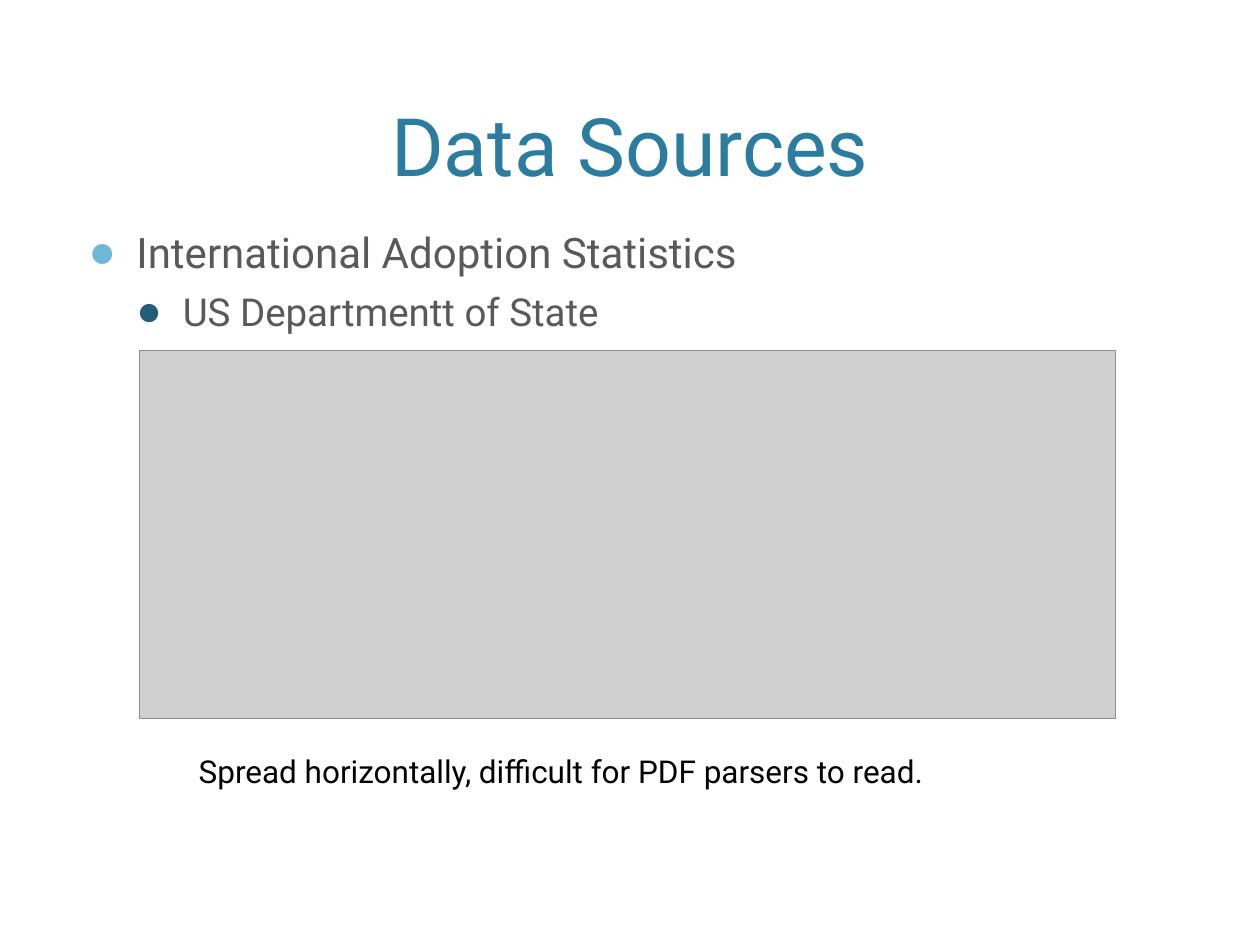
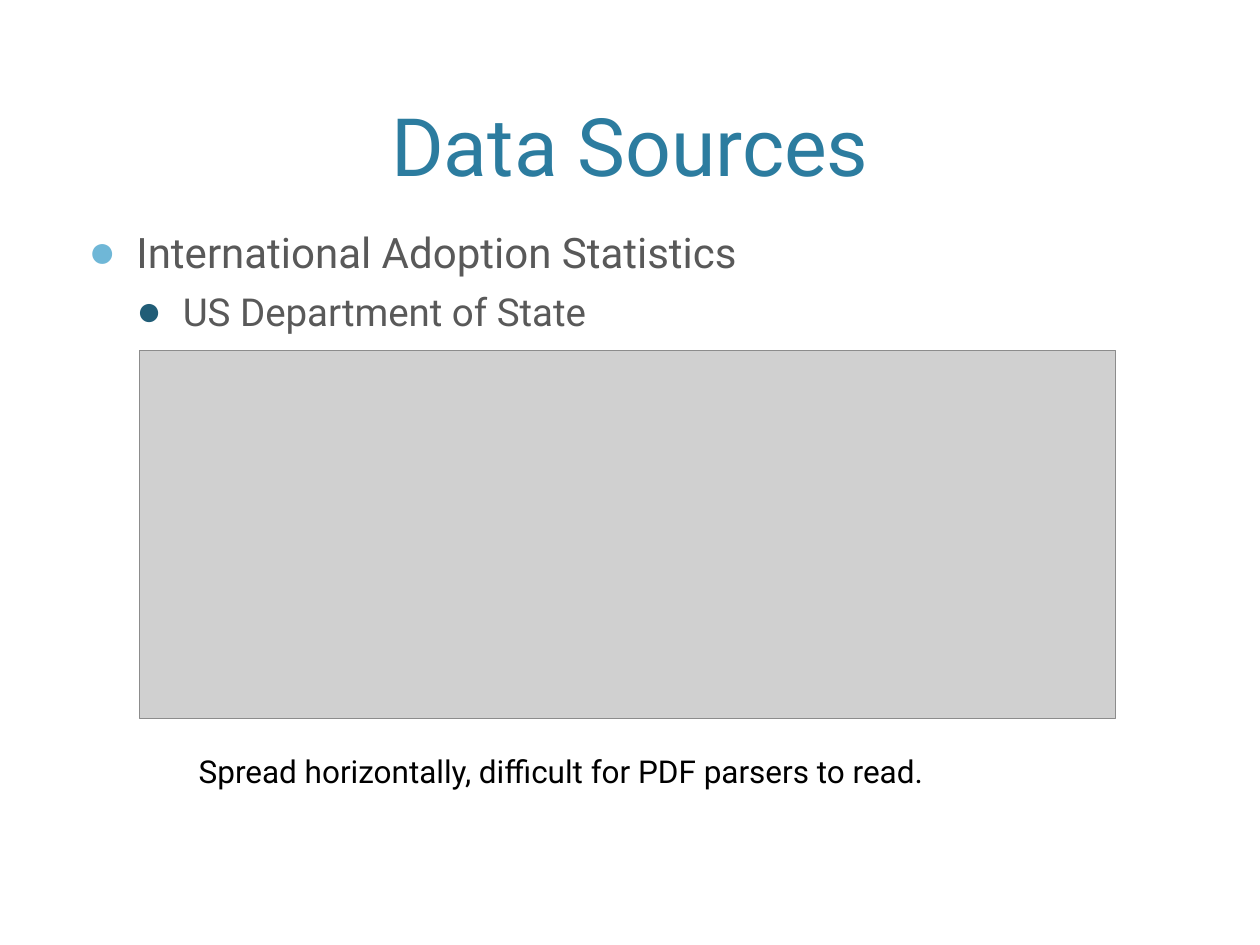
Before and after one commit to mgreese/Dat6-students, a slide deck: slide 2 of reese/Adoption_Presentation.pptx. Drawn at 1260x945 pixels with LibreOffice and Linux fonts; fonts in the diff are those of the drawing; grey boxes stand for pictures; background and template pictures are left out. Boxes give left, top, right and bottom in pixels: in the first picture for what was removed or moved away, otherwise in the second. Text is boxed around its words. In the diff, an @@ line names an element or a change of style, - is before the commit and + after.

```diff
--- a/reese/Adoption_Presentation.pptx
+++ b/reese/Adoption_Presentation.pptx
@@ text at box(183, 297, 586, 334): text changed @@
-  ● US Departmentt of State
+  ● US Department of State
```
Also in this commit, not shown: 1 other slide changed, 11 slides added, 1 other file.
